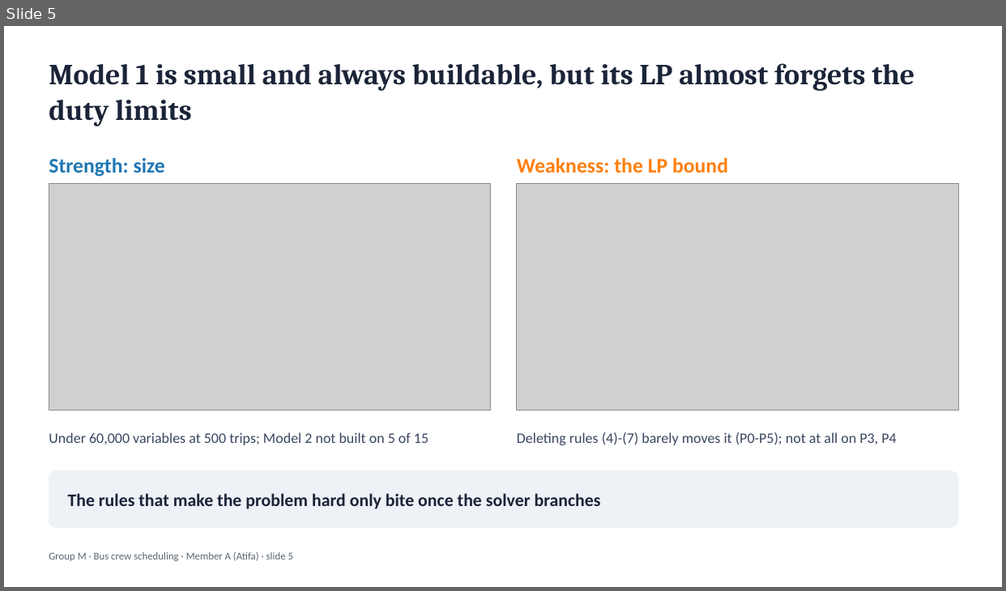
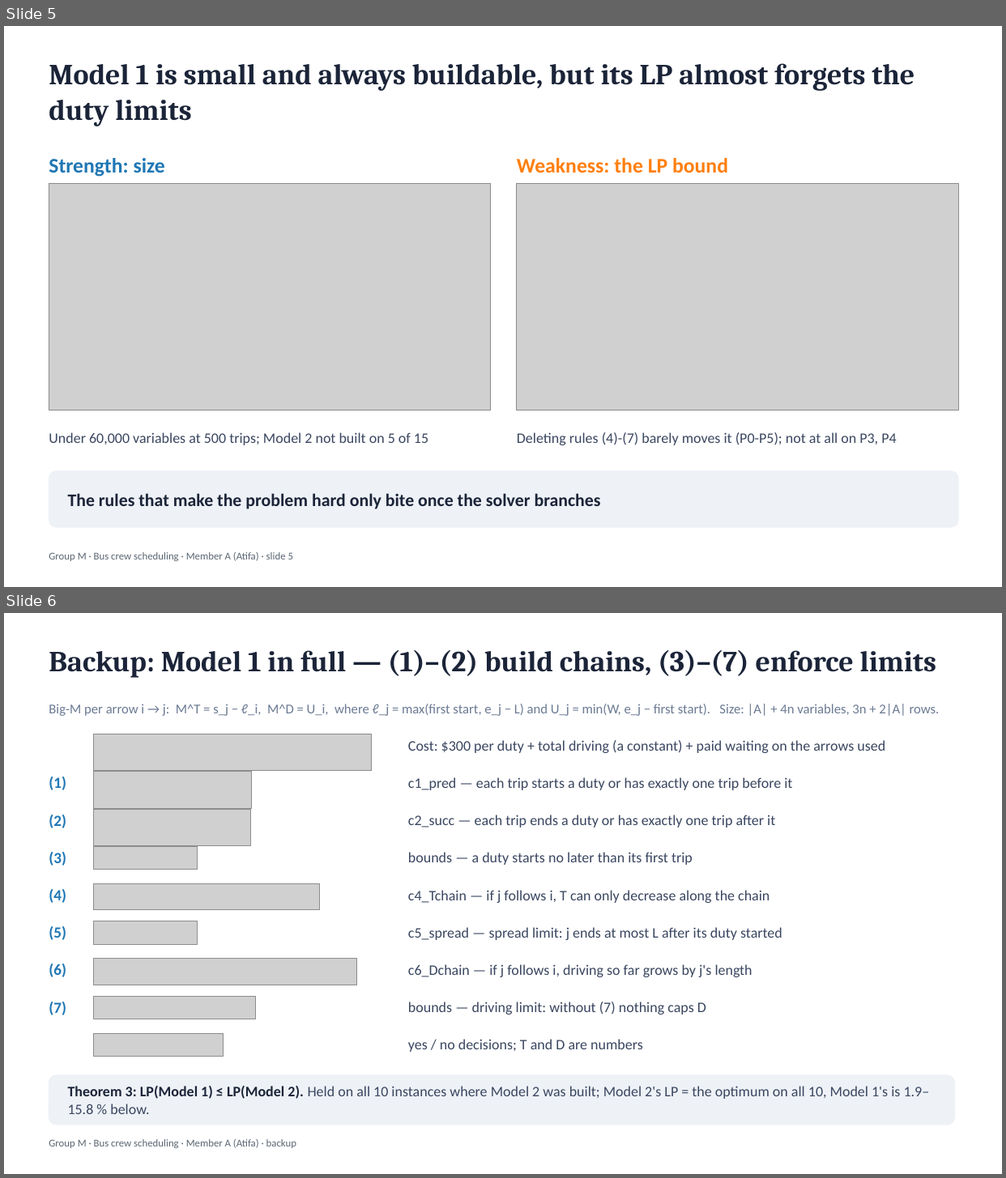
Before and after one commit to mariaakhoury/crew-scheduling, a slide deck: slides/slides_A.pptx. Shown one above the other, each under a label of ours: slide 5 before the commit, slides 5 and 6 after it. The pictures are 1006x591 and 1006x1178 pixels, drawn with LibreOffice and Linux fonts; fonts in the diff are those of the drawing; grey boxes stand for pictures. Boxes give left, top, right and bottom in pixels: in the first picture for what was removed or moved away, otherwise in the second. Text is boxed around its words. In the diff, an @@ line names an element or a change of style, - is before the commit and + after.

Commit message:
Backup slide: model 1 formulation (1) - (7) + Theorem 3

```diff
--- a/slides/slides_A.pptx
+++ b/slides/slides_A.pptx
@@ slide 6 added at box(4, 613, 1002, 1174), background #FFFFFF @@
@@ title added at box(49, 650, 936, 678), 28 pt, text #1B2438, bold @@
+Backup: Model 1 in full — (1)–(2) build chains, (3)–(7) enforce limits
@@ text added at box(49, 704, 940, 716), 13 pt, text #6B7A93 @@
+Big-M per arrow i → j: M^T = s_j − ℓ_i, M^D = U_i, where ℓ_j = max(first start, e_j − L) and U_j = min(W, e_j − first start). Size: |A| + 4n variables, 3n + 2|A| rows.
@@ picture added at box(94, 735, 372, 771) @@
@@ text added at box(408, 740, 885, 753), 14 pt, text #3A4660 @@
+Cost: $300 per duty + total driving (a constant) + paid waiting on the arrows used
@@ text added at box(49, 777, 66, 790), 15 pt, text #1F77B4, bold @@
+(1)
@@ picture added at box(94, 772, 252, 808) @@
@@ text added at box(408, 777, 792, 790), 14 pt, text #3A4660 @@
+c1_pred — each trip starts a duty or has exactly one trip before it
@@ text added at box(49, 815, 66, 828), 15 pt, text #1F77B4, bold @@
+(2)
@@ picture added at box(94, 809, 251, 845) @@
@@ text added at box(408, 815, 775, 828), 14 pt, text #3A4660 @@
+c2_succ — each trip ends a duty or has exactly one trip after it
@@ text added at box(49, 852, 66, 866), 15 pt, text #1F77B4, bold @@
+(3)
@@ picture added at box(94, 846, 197, 870) @@
@@ text added at box(408, 852, 692, 865), 14 pt, text #3A4660 @@
+bounds — a duty starts no later than its first trip
@@ text added at box(49, 889, 66, 903), 15 pt, text #1F77B4, bold @@
+(4)
@@ picture added at box(94, 884, 319, 910) @@
@@ text added at box(408, 890, 769, 903), 14 pt, text #3A4660 @@
+c4_Tchain — if j follows i, T can only decrease along the chain
@@ text added at box(49, 926, 66, 940), 15 pt, text #1F77B4, bold @@
+(5)
@@ picture added at box(94, 922, 197, 944) @@
@@ text added at box(408, 927, 782, 940), 14 pt, text #3A4660 @@
+c5_spread — spread limit: j ends at most L after its duty started
@@ text added at box(49, 964, 66, 977), 15 pt, text #1F77B4, bold @@
+(6)
@@ picture added at box(94, 959, 357, 985) @@
@@ text added at box(408, 965, 752, 977), 14 pt, text #3A4660 @@
+c6_Dchain — if j follows i, driving so far grows by j's length
@@ picture added at box(94, 996, 256, 1020) @@
@@ text added at box(49, 1002, 66, 1016), 15 pt, text #1F77B4, bold @@
+(7)
@@ text added at box(408, 1002, 706, 1015), 14 pt, text #3A4660 @@
+bounds — driving limit: without (7) nothing caps D
@@ picture added at box(94, 1033, 224, 1057) @@
@@ text added at box(408, 1039, 643, 1052), 14 pt, text #3A4660 @@
+yes / no decisions; T and D are numbers
@@ rounded rectangle added at box(49, 1076, 955, 1125), fill #EEF2F7, outline #EEF2F7 1 pt @@
@@ text added at box(68, 1086, 930, 1114), 14 pt, text #3A4660 @@
+Theorem 3: LP(Model 1) ≤ LP(Model 2). Held on all 10 instances where Model 2 was built; Model 2's LP = the optimum on all 10, Model 1's is 1.9–15.8 % below.
@@ text added at box(49, 1139, 296, 1148), 10 pt, text #5B6773 @@
+Group M · Bus crew scheduling · Member A (Atifa) · backup
```
